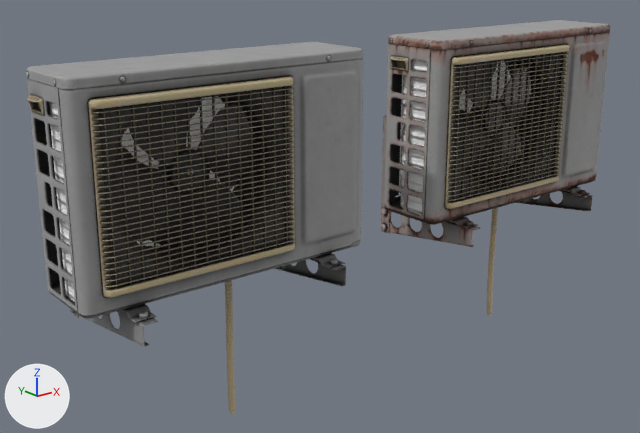
The glTF model client/public/ph/exterior_aircon_unit/exterior_aircon_unit.gltf: old version first, new version second.
One viewpoint serves both versions: a camera (50 mm lens) standing at (-1.54, -1.699, 0.856) and looking at (-0.095, 0.107, 0.134). The lights are fixed; the arrows at lower left show +X, +Y and +Z. The picture after the commit comes second. Vertices at exactly the same position are counted once.

Script lines for the objects in view, before the commit:
```python
me_exterior_aircon_unit = bpy.data.meshes.new('exterior_aircon_unit')
me_exterior_aircon_unit.from_pydata(...)  # 5395 vertices, 9493 faces; spans x -0.393..0.407, y -0.158..0.216, z -0.32..0.608
# faces by material slot: [9435, 58]
me_exterior_aircon_unit.materials.append(mat_exterior_aircon_unit_01)
me_exterior_aircon_unit.materials.append(mat_exterior_aircon_unit_02)
me_exterior_aircon_unit_rusted = bpy.data.meshes.new('exterior_aircon_unit_rusted')
me_exterior_aircon_unit_rusted.from_pydata(...)  # 5395 vertices, 9493 faces; spans x -0.393..0.407, y -0.158..0.216, z -0.32..0.608
# faces by material slot: [9435, 58]
me_exterior_aircon_unit_rusted.materials.append(mat_exterior_aircon_unit_rusted_01)
me_exterior_aircon_unit_rusted.materials.append(mat_exterior_aircon_unit_rusted_02)
ob_exterior_aircon_unit = bpy.data.objects.new('exterior_aircon_unit', me_exterior_aircon_unit)
ob_exterior_aircon_unit.location = (-0.5, 0.0, 0.0)
ob_exterior_aircon_unit_rusted = bpy.data.objects.new('exterior_aircon_unit_rusted', me_exterior_aircon_unit_rusted)
ob_exterior_aircon_unit_rusted.location = (0.5, 0.0, 0.0)
```
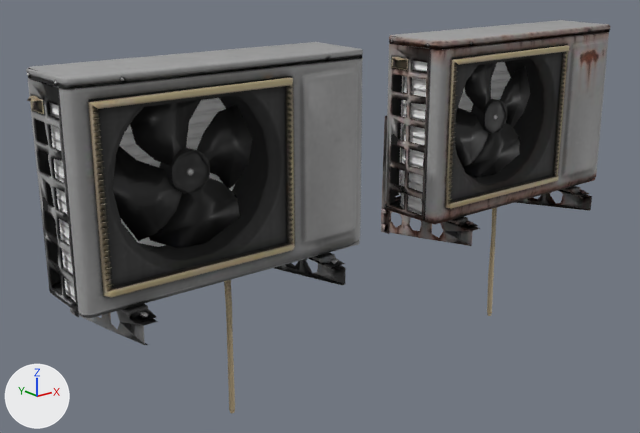
Where the change shows, as pixel boxes [x1, y1, x2, y2] in the pictures (640 x 433 px):
```json
{"part": 1, "of": "me_exterior_aircon_unit", "change": "deleted", "before": [102, 55, 331, 288]}
{"part": 2, "of": "me_exterior_aircon_unit", "change": "cut back", "before": [26, 42, 363, 394], "after": [26, 70, 71, 89]}
{"part": 3, "of": "me_exterior_aircon_unit_rusted", "change": "deleted", "before": [453, 29, 592, 202]}
{"part": 4, "of": "me_exterior_aircon_unit_rusted", "change": "cut back", "before": [381, 20, 611, 273], "after": [389, 37, 443, 49]}
```

Edits to the scene script, one JSON object a line:
```json
{"block": "me_exterior_aircon_unit", "where": "# used by ob_exterior_aircon_unit; location = (-0.5, 0.0, 0.0)"}
{"op": "remove", "block": "me_exterior_aircon_unit", "code": "me_exterior_aircon_unit.from_pydata(...)  # 5395 vertices, 9493 faces; spans x -0.393..0.407, y -0.158..0.216, z -0.32..0.608"}
{"op": "add", "block": "me_exterior_aircon_unit", "code": "me_exterior_aircon_unit.from_pydata(...)  # 1335 vertices, 1953 faces; spans x -0.392..0.405, y -0.158..0.216, z -0.32..0.608"}
{"block": "me_exterior_aircon_unit", "change": "me_exterior_aircon_unit part 1: 16 loose pieces with 145 vertices, spanning x -0.308..0.265, y -0.12..-0.106, z 0.172..0.601, are deleted"}
{"block": "me_exterior_aircon_unit", "change": "me_exterior_aircon_unit part 2: 1 vertex moved within x -0.374, y -0.094, z 0.586; 3915 vertices removed from x -0.393..0.407, y -0.158..0.216, z -0.32..0.608"}
{"block": "me_exterior_aircon_unit_rusted", "where": "# used by ob_exterior_aircon_unit_rusted; location = (0.5, 0.0, 0.0)"}
{"op": "remove", "block": "me_exterior_aircon_unit_rusted", "code": "me_exterior_aircon_unit_rusted.from_pydata(...)  # 5395 vertices, 9493 faces; spans x -0.393..0.407, y -0.158..0.216, z -0.32..0.608"}
{"op": "add", "block": "me_exterior_aircon_unit_rusted", "code": "me_exterior_aircon_unit_rusted.from_pydata(...)  # 1335 vertices, 1953 faces; spans x -0.392..0.405, y -0.158..0.216, z -0.32..0.608"}
{"block": "me_exterior_aircon_unit_rusted", "change": "me_exterior_aircon_unit_rusted part 3: 16 loose pieces with 145 vertices, spanning x -0.308..0.265, y -0.12..-0.106, z 0.172..0.601, are deleted"}
{"block": "me_exterior_aircon_unit_rusted", "change": "me_exterior_aircon_unit_rusted part 4: 1 vertex moved within x -0.374, y -0.094, z 0.586; 3915 vertices removed from x -0.393..0.407, y -0.158..0.216, z -0.32..0.608"}
```
